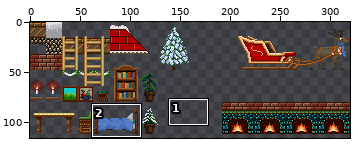
One commit to this sprite sheet: data/levels/tiles.png. The first picture is a wide view before the edit; the outline marks the close-up.
Close-up. Earlier state:
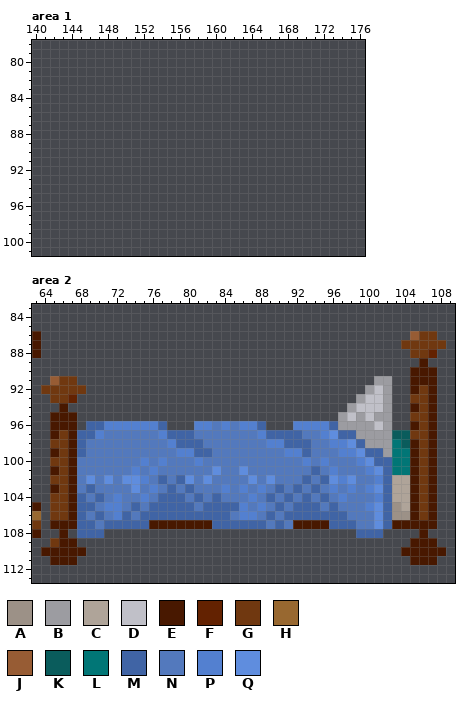
The file is 320x258 pixels. Colours within 5 levels of each other are drawn and written as one. Shown: area 1: x 140..176, y 78..101; area 2: x 63..109, y 83..113. The wide view leaves out empty margins. The commit also changed other parts of the picture, which this record leaves out.
Palette (. is transparent): A #9c9187  B #9c9ca1  C #afa499  D #c0c0c8  E #481800  F #632201  G #703810  H #986830  J #975c34  K #0a5c5c  L #017676  M #4064a5  N #5379bd  P #5380d0  Q #5f8dde
Pixels before, area 2, first column x 63:
 86 E.........................................JGG.
 87 E........................................GGGGG
 88 E.........................................GGF.
 89 ...........................................E..
 90 ..........................................EEE.
 91 ..JGG.................................BB..EEE.
 92 .GGGGG...............................BDB..EGE.
 93 ..GGF...............................BDDB..GGE.
 94 ...E...............................BDDDB..EGE.
 95 ..EEE.............................BDBDBB..GGE.
 96 ..EEE.MMPPPPPPM...PPNPNPPM...PPPPMBBBBDB..EGE.
 97 ..EGEMMPNNNNNNPMMMNNNNNNNPMMMMNNPQMMBBBBKKGGE.
 98 ..GGEMNNNNNNNNNPMMMNNNNNNNPPMMMNNPPQMBBBLKEGE.
 99 ..EGEMNNNNNNNNNNPPMMNNNNNNNNPPMNNNPPQMMBLLEGE.
100 ..GGENNNNNNNPNPNNNPNNNNNNNNNNNPNPNNNPQMMLLEGE.
101 ..EGENNNNNNPNPNNNNNNQNNQNNNNNNNMNPNNNPQMLLEGE.
102 ..GGENQNQNQQPNMNMQNQNNNNQNQNNNMNMQPQNNPMCCEGE.
103 ..EGENMNNNNQNPNMNMNNNPNPNPNMNMNMNPNPNPQMCCEGE.
104 ..GGEMNMNPNNPNMMMNMNMNNNPNMNMNMNMNPNNNPMCCEGE.
105 E.GGEMMNPPNMNMMMMMNMMMMPNPNMNMMMNMNNNPQMACEGE.
106 H.GGEMNMNPMNMMMMMMMMMMNPPNMNMMMMMMMNNNQMAAEGE.
107 G.EEEMMNMMMMMEEEEEEEMMMMMMNMNEEEEMMMNNQMEEEEE.
108 E..E.MMM............................MMM....E..
109 ..GEE.....................................EEE.
110 .EEEEE...................................EEEEE
111 ..EEE.....................................EEE.
The same view after the edit:
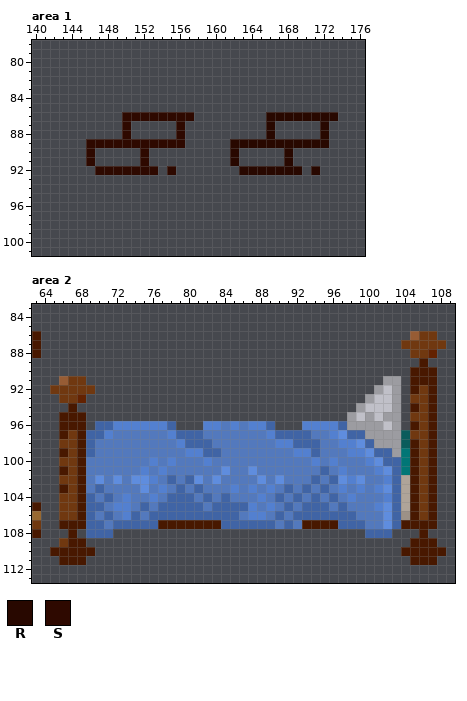
Colours new in this view: R #280800  S #2e0900
Diff:
Area 1:
y 86: x 150..157 ........ -> SSSSSSSS; x 166..173 ........ -> RRRRRRRR
y 87..88: x 150 . -> S; x 156 . -> S; x 166 . -> R; x 172 . -> R
y 89: x 146..156 ........... -> SSSSSSSSSSS; x 162..172 ........... -> RRRRRRRRRRR
y 90..91: x 146 . -> S; x 152 . -> S; x 162 . -> R; x 168 . -> R
y 92: x 147..153 ....... -> SSSSSSS; x 155 . -> S; x 163..169 ....... -> RRRRRRR; x 171 . -> R
Area 2:
y 91: x 65..66 JG -> .J; x 68 . -> G; x 101 B -> .; x 103 . -> B
y 92: x 64 G -> .; x 69 . -> G; x 100..103 BDB. -> .BDB
y 93: x 65 G -> .; x 67..68 F. -> GF; x 99..100 BD -> .B; x 102..103 B. -> DB
y 94: x 66..67 E. -> .E; x 98..99 BD -> .B; x 102..103 B. -> DB
y 95: x 65 E -> .; x 68 . -> E; x 97..101 BDBDB -> .BDBD; x 103 . -> B
y 96: x 65 E -> .; x 68..69 .M -> E.; x 71 P -> M; x 77..78 M. -> PM; x 81 P -> .; x 83..86 NPNP -> PNPN; x 88..89 M. -> PM; x 92 P -> .; x 96..97 MB -> PM; x 101..103 DB. -> BDB
y 97: x 65..68 EGEM -> .EGE; x 70..71 PN -> MP; x 77..78 PM -> NP; x 81 N -> M; x 88..89 PM -> NP; x 93 N -> M; x 95..97 PQM -> NPQ; x 99 B -> M; x 103 K -> B
y 98: x 65 G -> .; x 67..69 EMN -> GEM; x 78..79 PM -> NP; x 82 N -> M; x 89 P -> N; x 91 M -> P; x 94 N -> M; x 96 P -> N; x 98..100 QMB -> PQM; x 103 L -> B
y 99: x 65..69 EGEMN -> .EGEM; x 79 P -> N; x 81 M -> P; x 83 N -> M; x 91 P -> N; x 93..94 MN -> PM; x 97 P -> N; x 99..100 QM -> PQ; x 102..103 BL -> MB
y 100: x 65 G -> .; x 67..68 EN -> GE; x 75..78 PNPN -> NPNP; x 81..82 PN -> NP; x 93..96 PNPN -> NPNP; x 99..101 PQM -> NPQ; x 103 L -> M
y 101: x 65..68 EGEN -> .EGE; x 74..77 PNPN -> NPNP; x 83..84 QN -> NQ; x 86..87 QN -> NQ; x 94..97 MNPN -> NMNP; x 100..103 PQML -> NPQM
y 102: x 65 G -> .; x 67..73 ENQNQNQ -> GENQNQN; x 75..83 PNMNMQNQN -> QPNMNMQNQ; x 87..90 QNQN -> NQNQ; x 93..99 MNMQPQN -> NMNMQPQ; x 101..103 PMC -> NPM
y 103: x 65..70 EGENMN -> .EGENM; x 74..81 QNPNMNMN -> NQNPNMNM; x 84..103 PNPNPNMNMNMNPNPNPQMC -> NPNPNPNMNMNMNPNPNPQM
y 104: x 65 G -> .; x 67..73 EMNMNPN -> GEMNMNP; x 75..77 PNM -> NPN; x 80..84 NMNMN -> MNMNM; x 87..98 PNMNMNMNMNPN -> NPNMNMNMNMNP; x 101..103 PMC -> NPM
y 105: x 65 G -> .; x 67..68 EM -> GE; x 70..71 NP -> MN; x 73..76 NMNM -> PNMN; x 81..82 NM -> MN; x 86..92 PNPNMNM -> MPNPNMN; x 95..97 NMN -> MNM; x 100..103 PQMA -> NPQM
y 106: x 65 G -> .; x 67..75 EMNMNPMNM -> GEMNMNPMN; x 85..86 NP -> MN; x 88..91 NMNM -> PNMN; x 98 N -> M; x 101..103 QMA -> NQM
y 107: x 65 E -> .; x 68 M -> E; x 70..71 NM -> MN; x 76 E -> M; x 83 M -> E; x 89..92 NMNE -> MNMN; x 96 M -> E; x 99 N -> M; x 101..103 QME -> NQM
y 108: x 66..68 E.M -> .E.; x 71 . -> M; x 99 M -> .; x 102 . -> M
y 109: x 65..66 GE -> .G; x 68 . -> E
y 110: x 64 E -> .; x 69 . -> E
y 111: x 65 E -> .; x 68 . -> E
Pixel boxes of the changes (left, top, right, bottom) in both close-ups:
added: (86, 112, 194, 175)
added: (230, 112, 338, 175)
changed: (41, 376, 401, 565)
